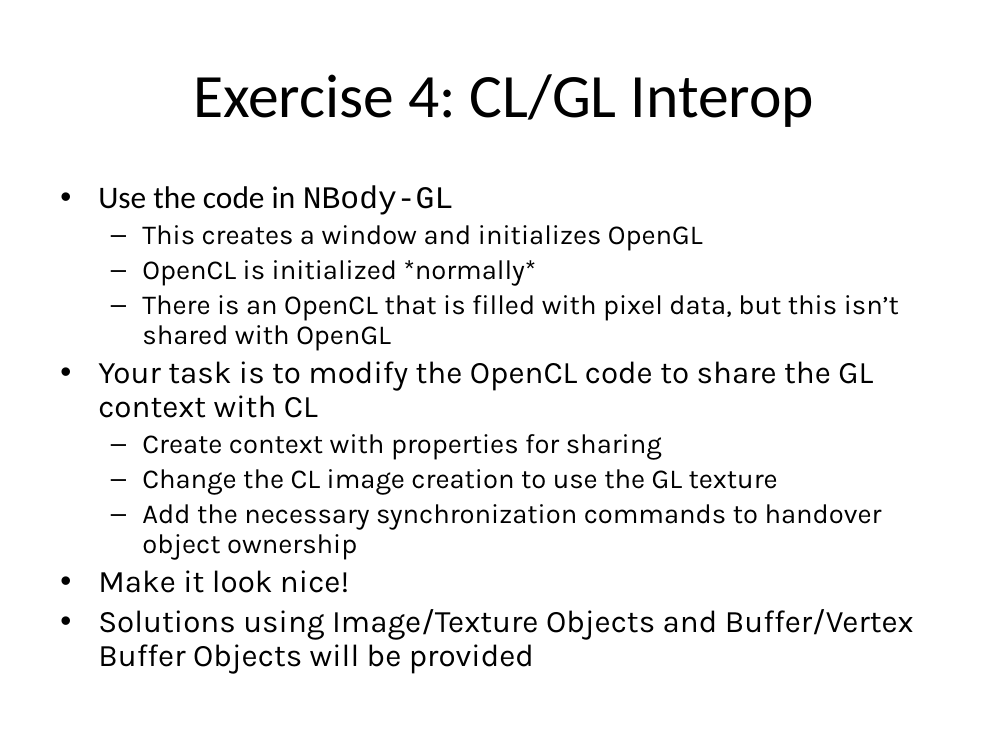
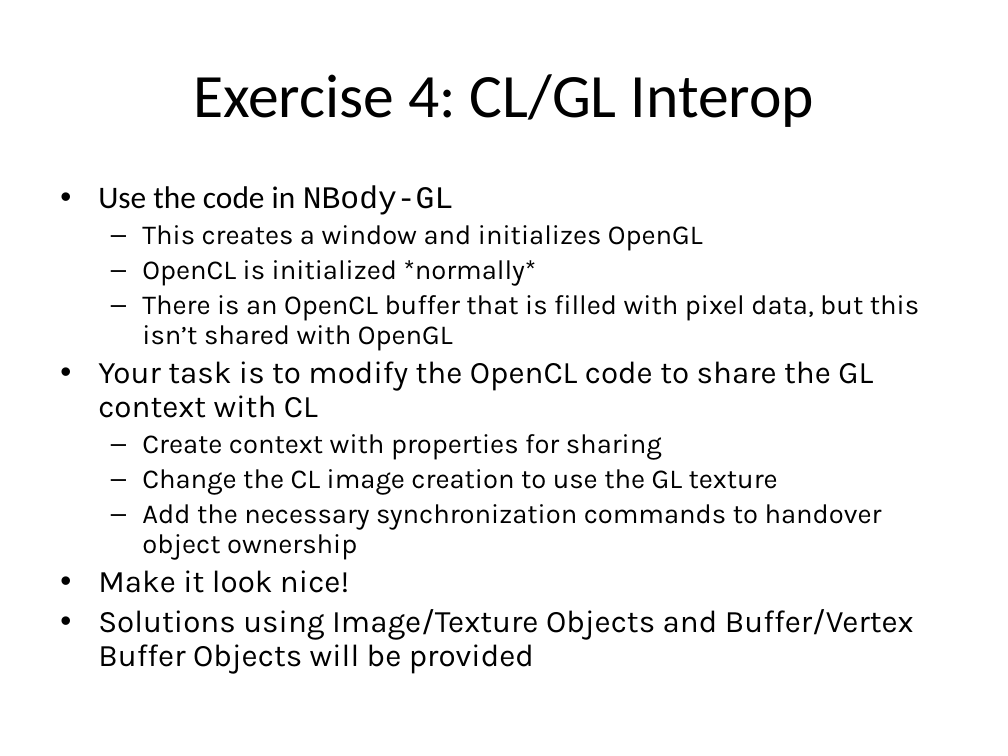
Before and after one commit to UoB-HPC/opencl-training-code, a slide deck: slide 13 of slides/advanced_part4.pptx. Drawn at 1008x756 pixels with LibreOffice and Linux fonts; fonts in the diff are those of the drawing. Boxes give left, top, right and bottom in pixels: in the first picture for what was removed or moved away, otherwise in the second. Text is boxed around its words. In the diff, an @@ line names an element or a change of style, - is before the commit and + after.

```diff
--- a/slides/advanced_part4.pptx
+++ b/slides/advanced_part4.pptx
@@ text at bbox=[142, 295, 919, 351]: text changed @@
-  – There is an OpenCL that is filled with pixel data, but this isn’t shared with OpenGL
+  – There is an OpenCL buffer that is filled with pixel data, but this isn’t shared with OpenGL
```
Also in this commit, not shown: 1 other slide changed.
